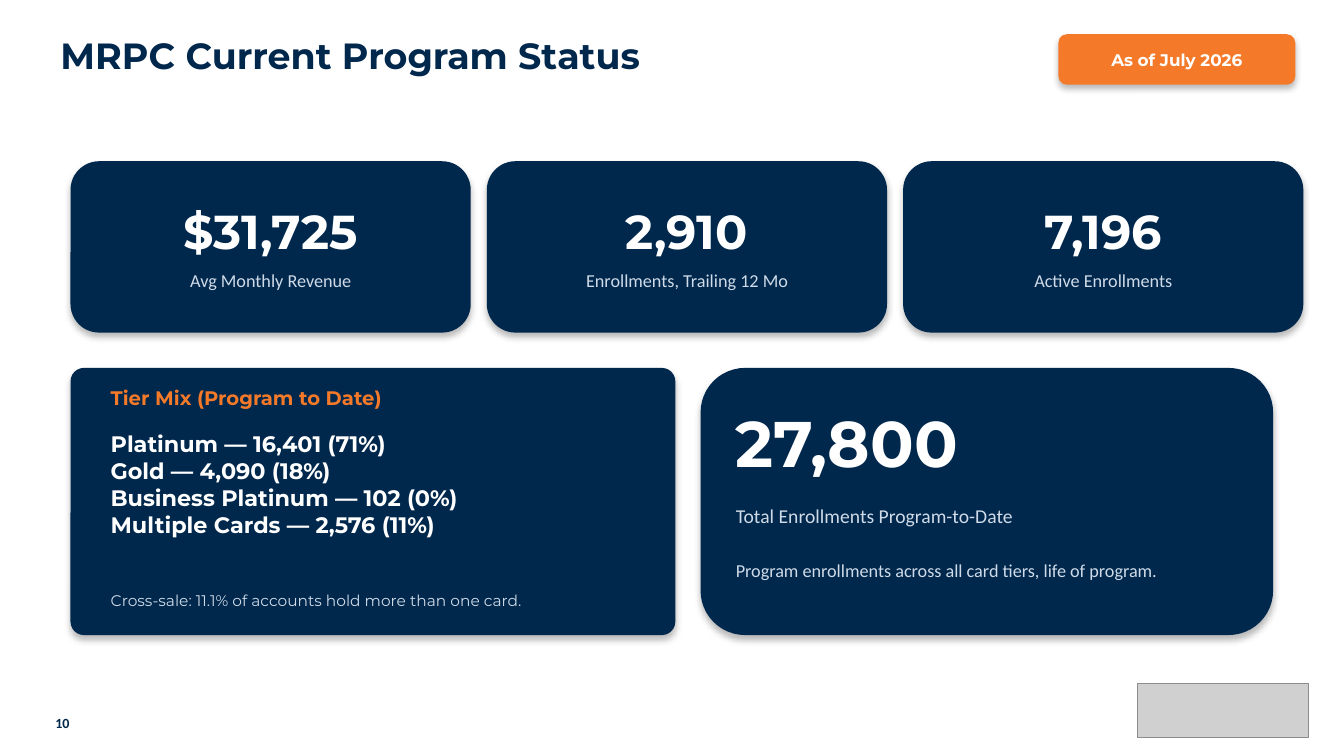
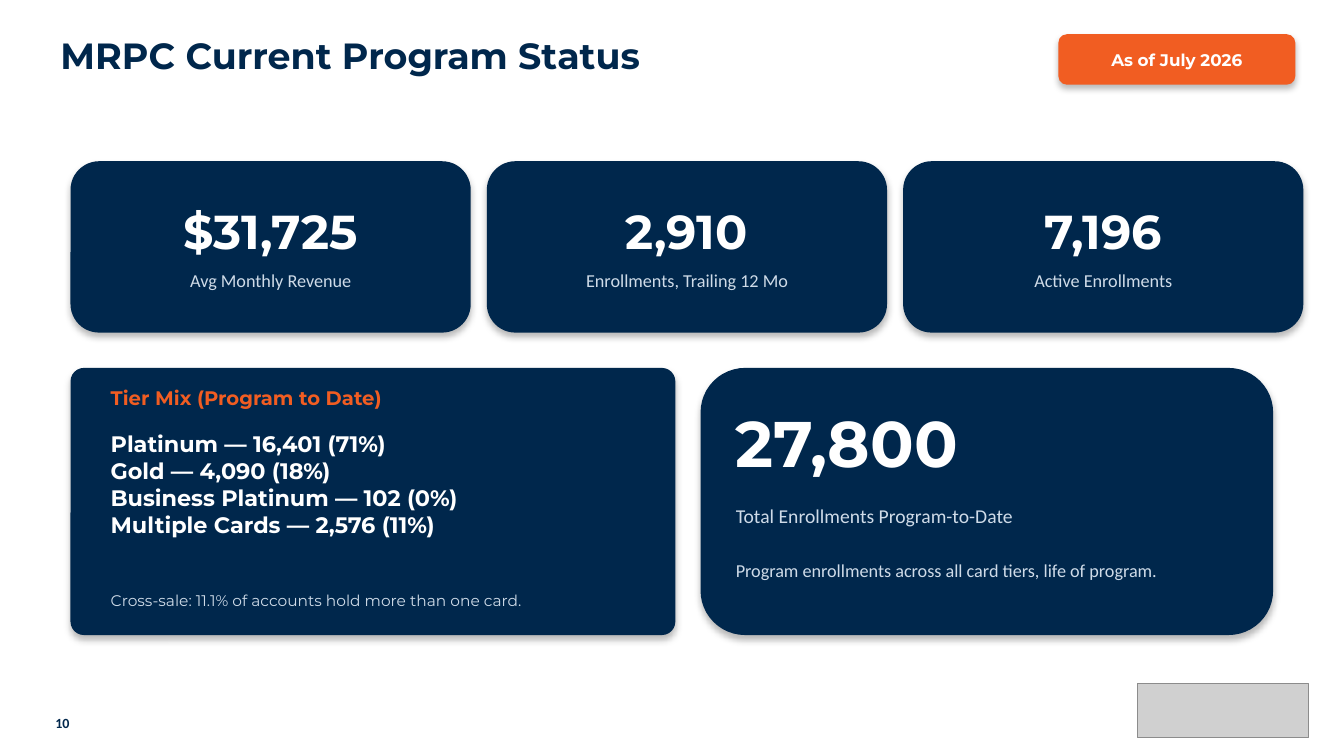
Before and after one commit to aburgard-csi/Velocity_Reporting, a slide deck: slide 10 of templates/mrpc_template.pptx. Drawn at 1344x756 pixels with LibreOffice and Linux fonts; fonts in the diff are those of the drawing; grey boxes stand for pictures. Boxes give left, top, right and bottom in pixels: in the first picture for what was removed or moved away, otherwise in the second. Text is boxed around its words. In the diff, an @@ line names an element or a change of style, - is before the commit and + after.

```diff
--- a/templates/mrpc_template.pptx
+++ b/templates/mrpc_template.pptx
@@ rounded rectangle "As of July 2026" at (x1=1059, y1=34, x2=1296, y2=85): fill #F47A29 to #F15D22 @@
@@ text "Tier Mix (Program to Date)" at (x1=111, y1=389, x2=382, y2=409): text colour #F47A29 to #F15D22 @@
```
Also in this commit, not shown: 8 other slides changed, 13 other files.
